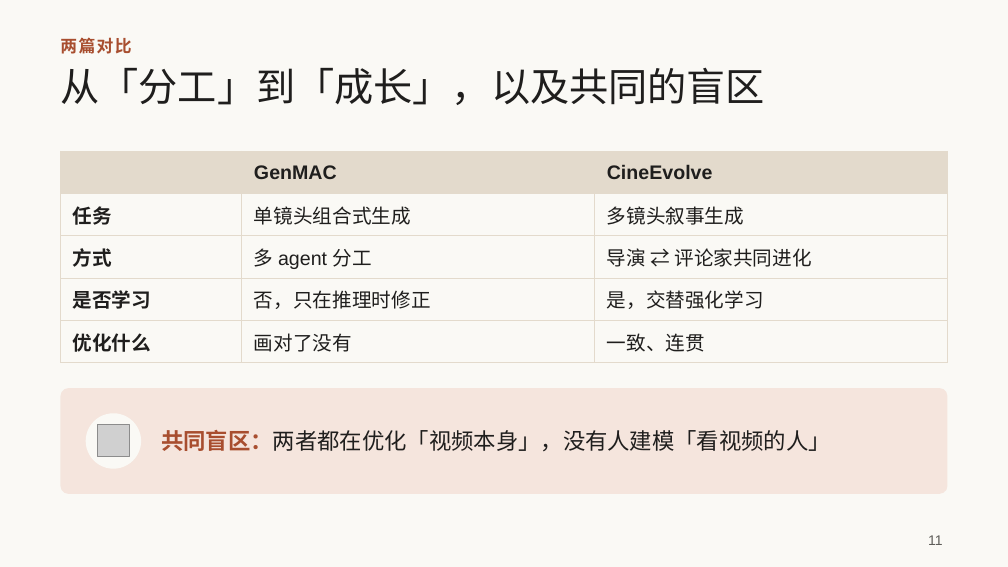
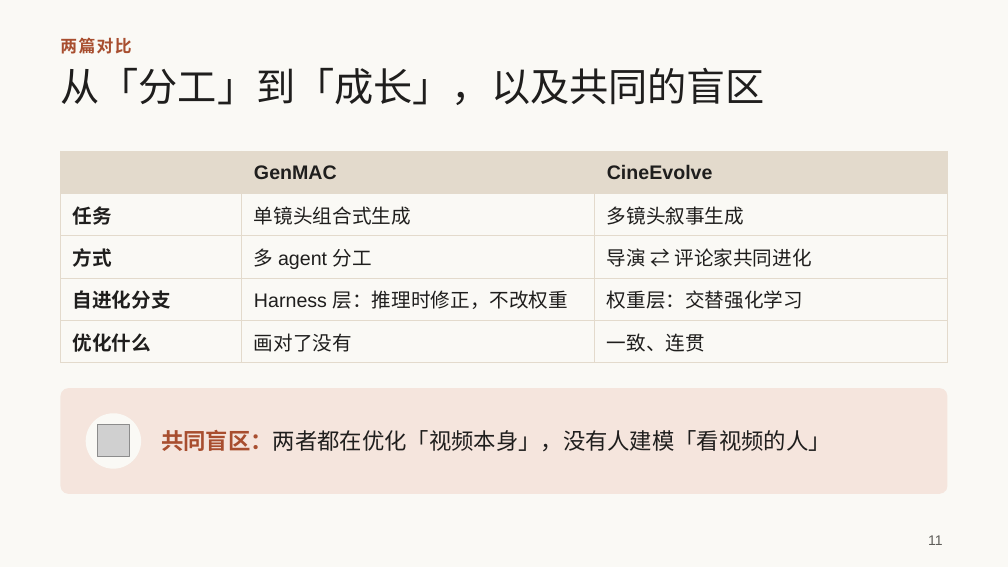
Before and after one commit to irving-2222/ICML, a slide deck: slide 11 of talk/研究分享_从多智能体协作到自进化.pptx. Drawn at 1008x567 pixels with LibreOffice and Linux fonts; fonts in the diff are those of the drawing; grey boxes stand for pictures. Boxes give left, top, right and bottom in pixels: in the first picture for what was removed or moved away, otherwise in the second. Text is boxed around its words. In the diff, an @@ line names an element or a change of style, - is before the commit and + after.

```diff
--- a/talk/研究分享_从多智能体协作到自进化.pptx
+++ b/talk/研究分享_从多智能体协作到自进化.pptx
@@ table at (60, 151, 948, 356) @@
-row 4: 是否学习 | 否，只在推理时修正 | 是，交替强化学习
+row 4: 自进化分支 | Harness 层：推理时修正，不改权重 | 权重层：交替强化学习
```
Also in this commit, not shown: 1 slide added, 1 slide removed.
